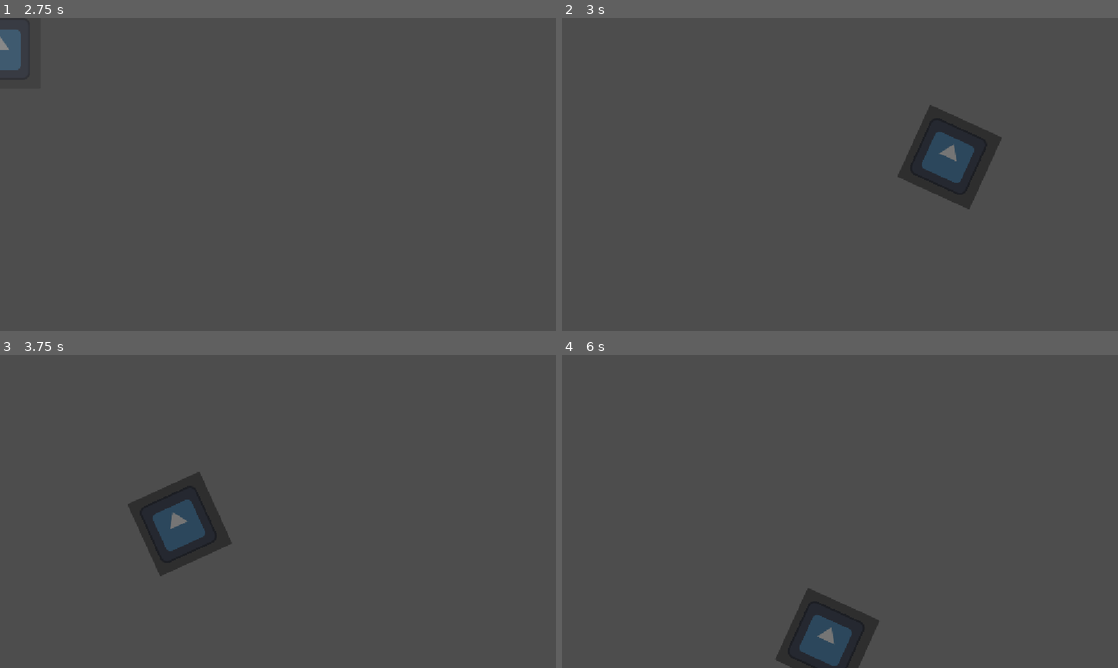
Above: before the commit, frames 1-4 (two rows, left to right).
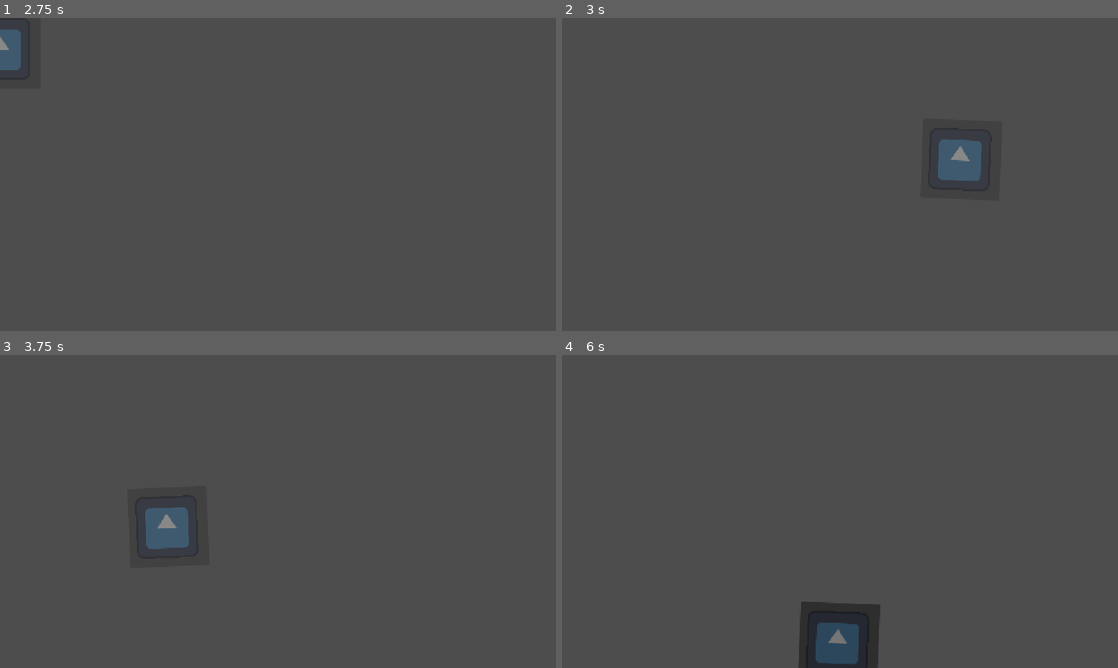
Above: after the commit, the same moments.

Repository: AquaFly1/TheTownGame
Game: Godot game, scene res://player.tscn
The game is run twice, just before and just after one commit, with the same random seed, the same clock (stepped at 60 frames per second) and the same inputs. This scene is started directly instead of the project's main scene. The engine's default icon, where the game draws it, is replaced by a stand-in: a white triangle on a blue panel in a dark square.
Inputs (mouse positions are in pixels of both pictures, inside the frame that each line leads up to):
- Up to frame 1 (2.75 s): click (0, 49) at 0.5 s; click (0, 49) at 1.25 s; click (0, 49) at 2 s
- Up to frame 2 (3 s): tap Enter at 2.75 s; move the mouse to (962, 158) at 2.77 s
- Up to frame 3 (3.75 s): tap Space at 3.5 s; move the mouse to (166, 527) at 3.52 s
- Up to frame 4 (6 s): move the mouse to (895, 442) at 4.27 s; tap Enter at 5 s; move the mouse to (812, 574) at 5.02 s; tap Space at 5.75 s; move the mouse to (1006, 558) at 5.77 s

Frame 1 is identical in both runs. In frame 2, 1.9% of the frame differs, in the area x 60-78%, y 27-62%; in frame 3, 1.9%, in the area x 24-42%, y 37-71%; in frame 4, 1.8%.

Commit message:
changed drag slightly

Diff:
--- a/the-town-game/player_drag.gd
+++ b/the-town-game/player_drag.gd
@@ -14,11 +14,11 @@
 	if drag:
 		var tween = get_tree().create_tween()
 		tween.set_ease(Tween.EASE_OUT)
-		tween.tween_property(self, "position", get_global_mouse_position()-offset, 0.1)
+		tween.tween_property(self, "position", get_global_mouse_position()-offset, 0.01)
 	x_speed = position.x - last_pos.x
 	x_speed = clampf(x_speed, -20., 20.)
 	var rot_tween = get_tree().create_tween()
-	rot_tween.tween_property(self, "rotation", x_speed*0.05, 0.2)
+	rot_tween.tween_property(self, "rotation", x_speed*0.1, 0.2)
 	last_pos = position
 
 func _on_button_button_up() -> void:
